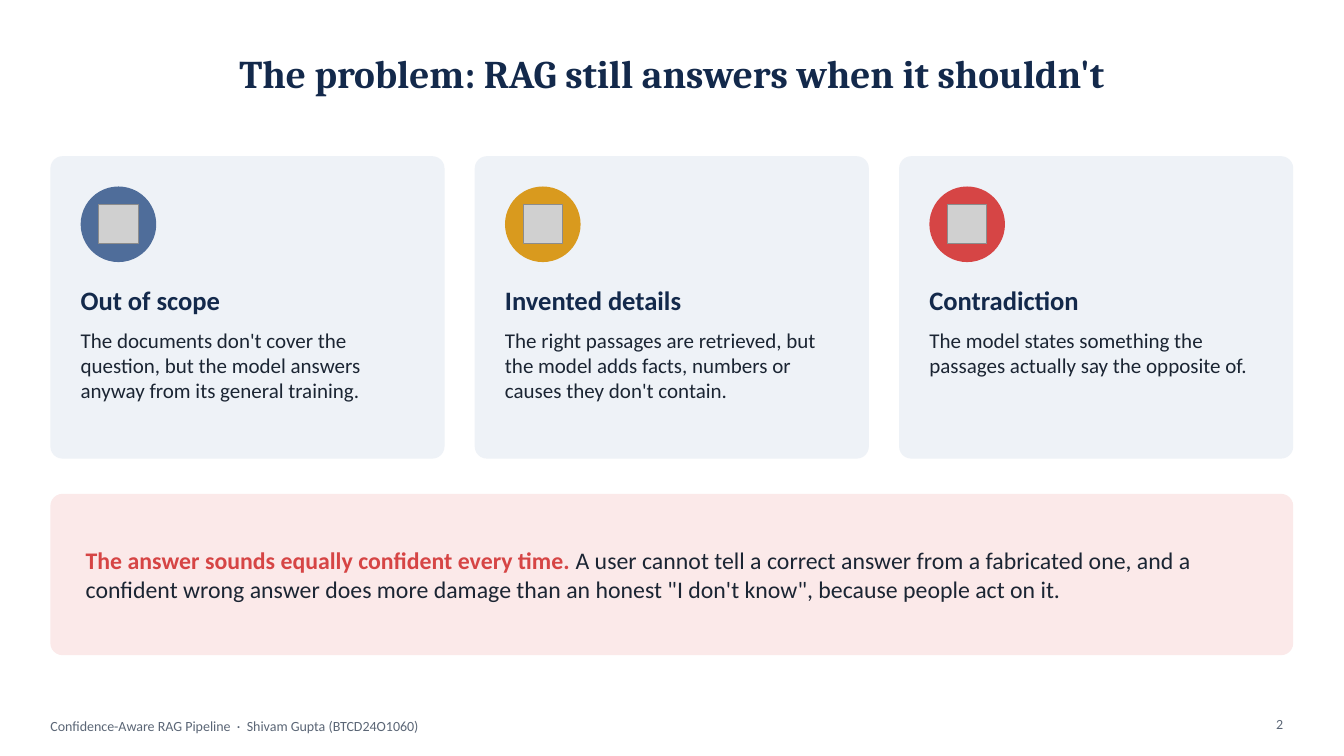
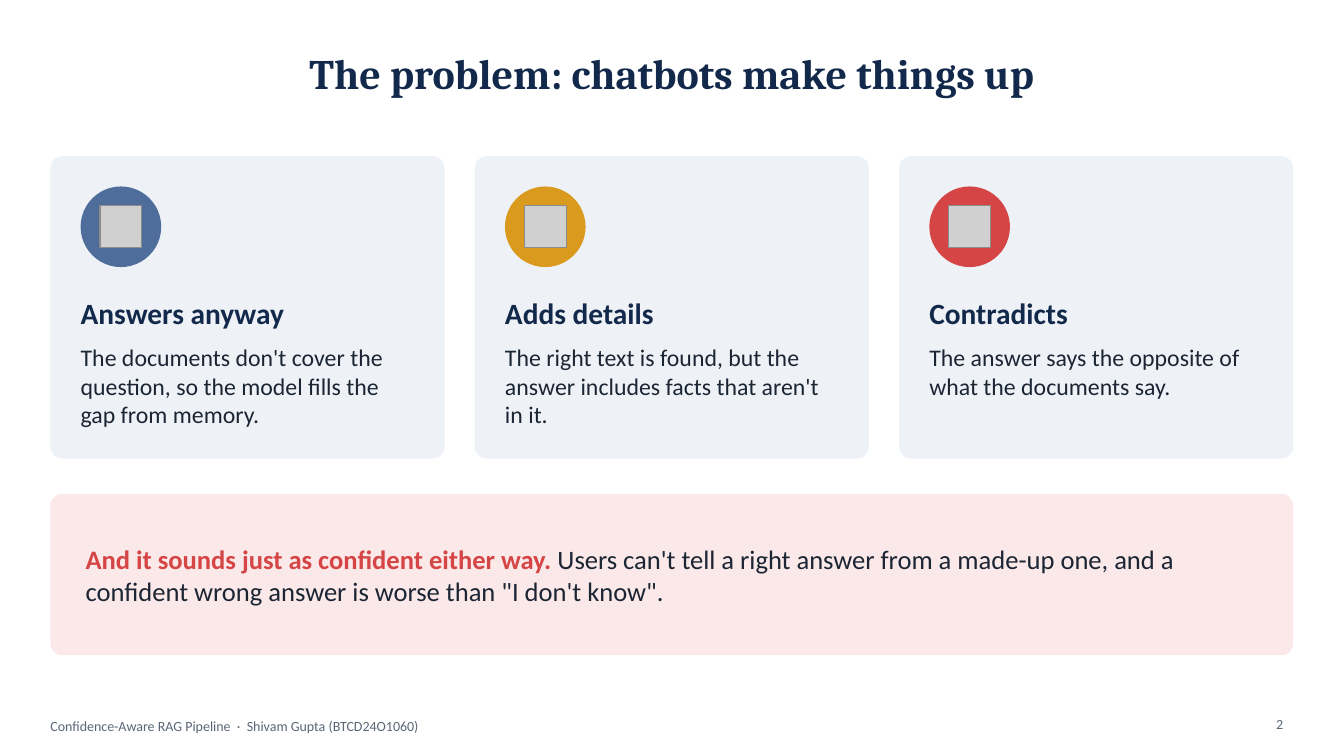
Before and after one commit to Sumwanyuno/confidence-aware-rag, a slide deck: slide 2 of reports/expo/Expo_Presentation.pptx. Drawn at 1344x756 pixels with LibreOffice and Linux fonts; fonts in the diff are those of the drawing; grey boxes stand for pictures. Boxes give left, top, right and bottom in pixels: in the first picture for what was removed or moved away, otherwise in the second. Text is boxed around its words. In the diff, an @@ line names an element or a change of style, - is before the commit and + after.

```diff
--- a/reports/expo/Expo_Presentation.pptx
+++ b/reports/expo/Expo_Presentation.pptx
@@ title at bbox=[309, 59, 1034, 99]: text changed; size 28 to 30 pt @@
-The problem: RAG still answers when it shouldn't
+The problem: chatbots make things up
@@ ellipse: place and size @@
-ellipse at bbox=[81, 187, 156, 262]
+ellipse at bbox=[81, 187, 161, 267]
@@ ellipse: place and size @@
-ellipse at bbox=[505, 187, 581, 262]
+ellipse at bbox=[505, 187, 586, 267]
@@ 3 pictures: place and size @@
-3 pictures at bbox=[99, 205, 987, 244]
+3 pictures at bbox=[100, 206, 991, 248]
@@ ellipse: place and size @@
-ellipse at bbox=[930, 187, 1005, 262]
+ellipse at bbox=[930, 187, 1010, 267]
@@ text at bbox=[81, 305, 284, 329]: text changed; size 19 to 21 pt @@
-Out of scope
+Answers anyway
@@ text at bbox=[505, 303, 654, 325]: text changed; size 19 to 21 pt @@
-Invented details
+Adds details
@@ text at bbox=[929, 303, 1067, 325]: text changed; size 19 to 21 pt @@
-Contradiction
+Contradicts
@@ text at bbox=[81, 349, 382, 427]: text changed; size 15 to 17 pt @@
-The documents don't cover the question, but the model answers anyway from its general training.
+The documents don't cover the question, so the model fills the gap from memory.
@@ text at bbox=[505, 349, 819, 423]: text changed; size 15 to 17 pt @@
-The right passages are retrieved, but the model adds facts, numbers or causes they don't contain.
+The right text is found, but the answer includes facts that aren't in it.
@@ text at bbox=[929, 349, 1239, 399]: text changed; size 15 to 17 pt @@
-The model states something the passages actually say the opposite of.
+The answer says the opposite of what the documents say.
@@ text at bbox=[86, 550, 1174, 606]: text changed; size 17 to 19 pt @@
-The answer sounds equally confident every time. A user cannot tell a correct answer from a fabricated one, and a confident wrong answer does more damage than an honest "I don't know", because people act on it.
+And it sounds just as confident either way. Users can't tell a right answer from a made-up one, and a confident wrong answer is worse than "I don't know".
```
Also in this commit, not shown: 9 other slides changed, 7 slides added, 6 slides removed, 1 other file.
